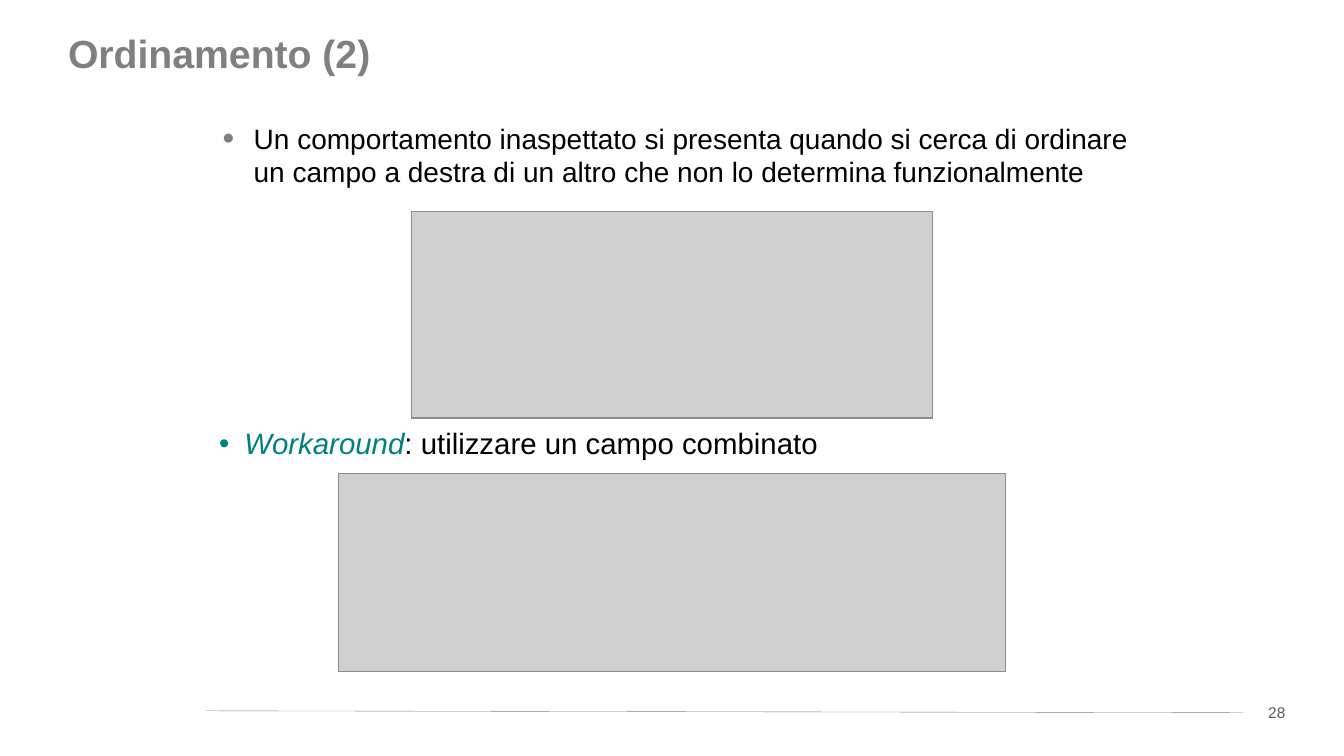
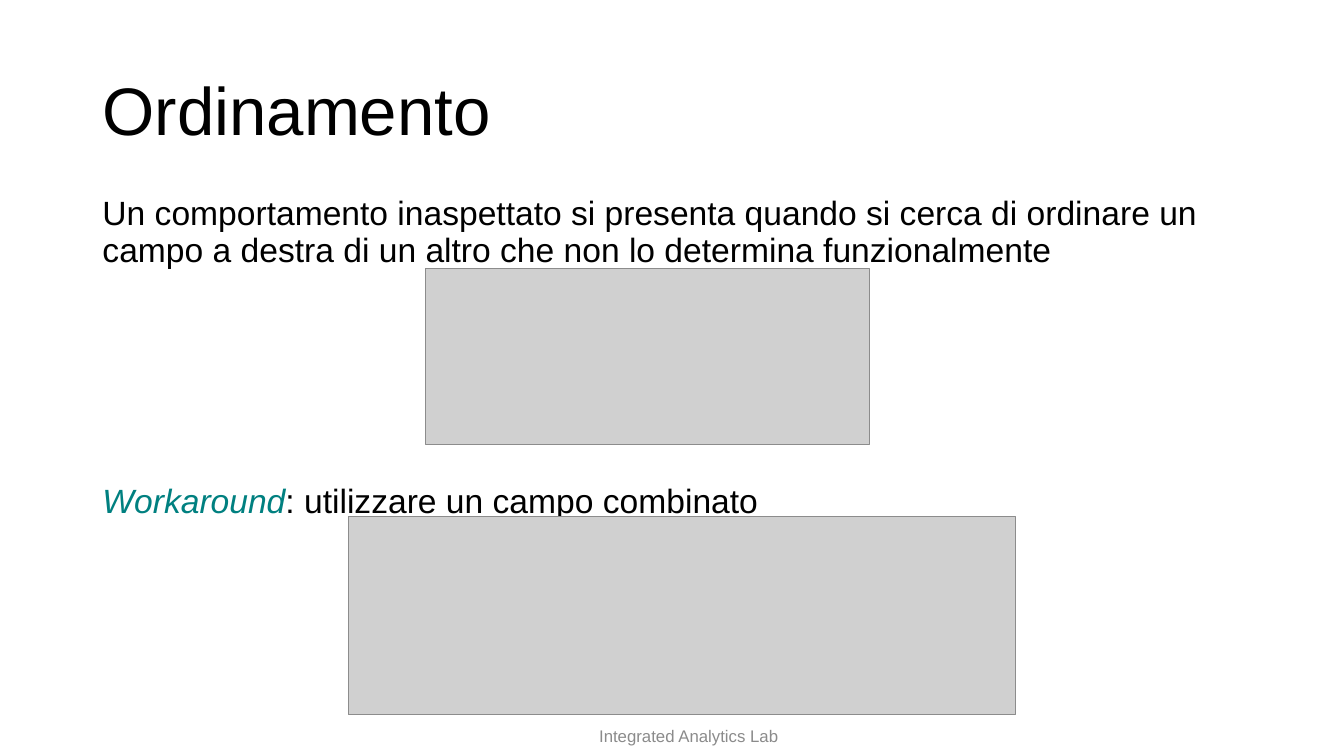
Before and after one commit to w4bo/teaching-handsondatapipelines, a slide deck: slide 20 of 04-OLAPandVisualization/slides.pptx (slide 28 before the commit). Drawn at 1344x756 pixels with LibreOffice and Linux fonts; fonts in the diff are those of the drawing; grey boxes stand for pictures; background and template pictures are left out. Boxes give left, top, right and bottom in pixels: in the first picture for what was removed or moved away, otherwise in the second. Text is boxed around its words. In the diff, an @@ line names an element or a change of style, - is before the commit and + after.

```diff
--- a/04-OLAPandVisualization/slides.pptx
+++ b/04-OLAPandVisualization/slides.pptx
@@ title "Ordinamento" at box(102, 86, 490, 136): vertical alignment top to middle @@
@@ title at box(102, 86, 490, 136): text changed; size 28 to 48 pt; text colour #808080 to #000000; bold off @@
-Ordinamento (2)
+Ordinamento
@@ text "Un comportamento inaspettato si presenta ..." at box(102, 200, 1196, 520): vertical alignment top to middle @@
@@ text "Un comportamento inaspettato si presenta ...": place and size @@
-text "Un comportamento inaspettato si presenta ..." at box(254, 128, 1128, 187)
+text "Un comportamento inaspettato si presenta ..." at box(102, 200, 1196, 520)
@@ text at box(102, 200, 1196, 269): size 20 to 24 pt in "Un comportamento inaspettato si presenta quando si ..."; bullet ● to none; line spacing 1 to 0.9; more space between paragraphs @@
@@ picture: place and size @@
-picture at box(411, 212, 934, 418)
+picture at box(426, 268, 870, 444)
@@ text removed at box(244, 432, 818, 460) @@
-• Workaround: utilizzare un campo combinato
@@ text at box(102, 488, 758, 520): paragraph added @@
+Workaround: utilizzare un campo combinato
@@ picture: place and size @@
-picture at box(339, 473, 1006, 671)
+picture at box(349, 516, 1016, 715)
@@ line removed from (207, 711) to (1244, 713) @@
@@ page number removed at box(1268, 707, 1285, 718) @@
-28
@@ text added at box(599, 730, 778, 746), 12 pt, text #8C8C8C @@
+Integrated Analytics Lab
```
Also in this commit, not shown: 49 other slides changed, 1 slide added, 10 slides removed, 4 other files.
